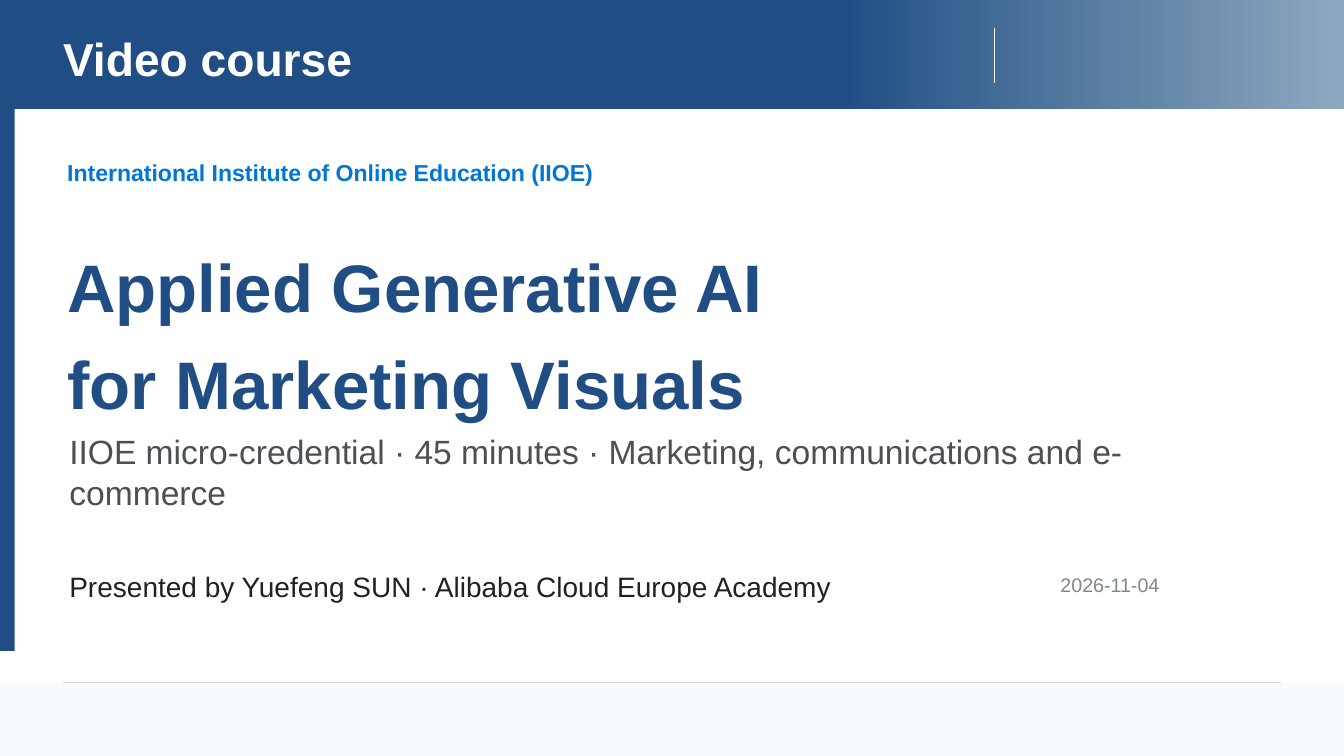
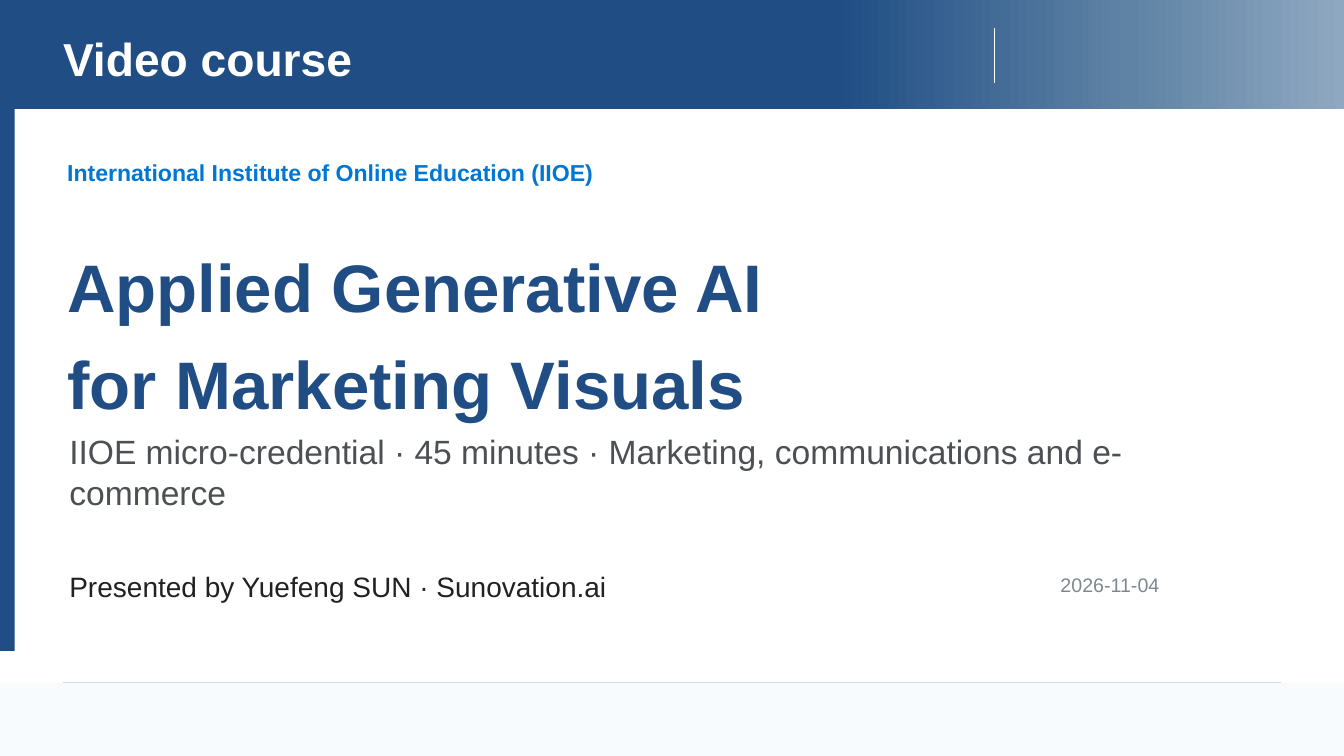
Before and after one commit to Joel-SUN/IIOE, a slide deck: slide 1 of Formation-IA-Images-Videos-Marketing/build/UNESCO_AI_Image_Video_Course_EN.pptx. Drawn at 1344x756 pixels with LibreOffice and Linux fonts; fonts in the diff are those of the drawing; background and template pictures are left out. Boxes give left, top, right and bottom in pixels: in the first picture for what was removed or moved away, otherwise in the second. Text is boxed around its words. In the diff, an @@ line names an element or a change of style, - is before the commit and + after.

Commit message:
Present the trainer as Sunovation.ai on the English title slide
The cover line now reads "Presented by Yuefeng SUN · Sunovation.ai". The
English deck and its slide-01 render are re-versioned to match; the other
nineteen renders are byte-identical and untouched.

```diff
--- a/Formation-IA-Images-Videos-Marketing/build/UNESCO_AI_Image_Video_Course_EN.pptx
+++ b/Formation-IA-Images-Videos-Marketing/build/UNESCO_AI_Image_Video_Course_EN.pptx
@@ text at [69, 576, 606, 602]: text changed @@
-Presented by Yuefeng SUN · Alibaba Cloud Europe Academy
+Presented by Yuefeng SUN · Sunovation.ai
```
Also in this commit, not shown: 3 other files.
